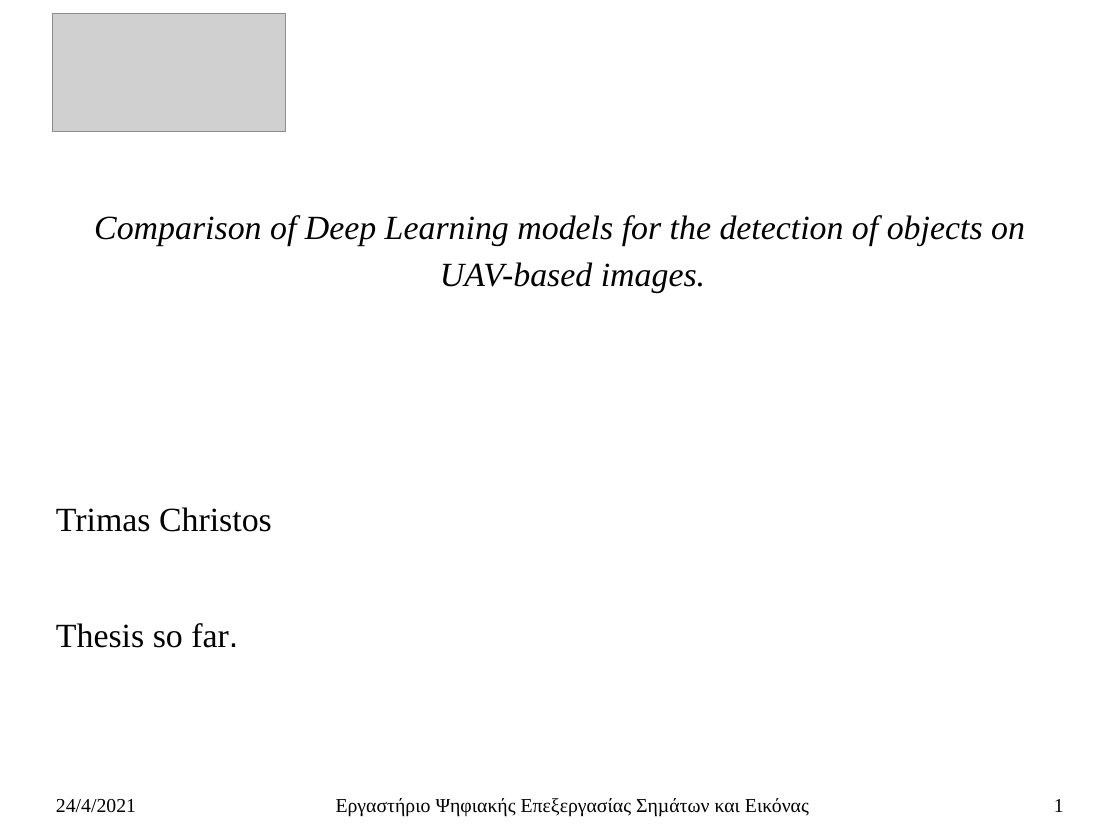
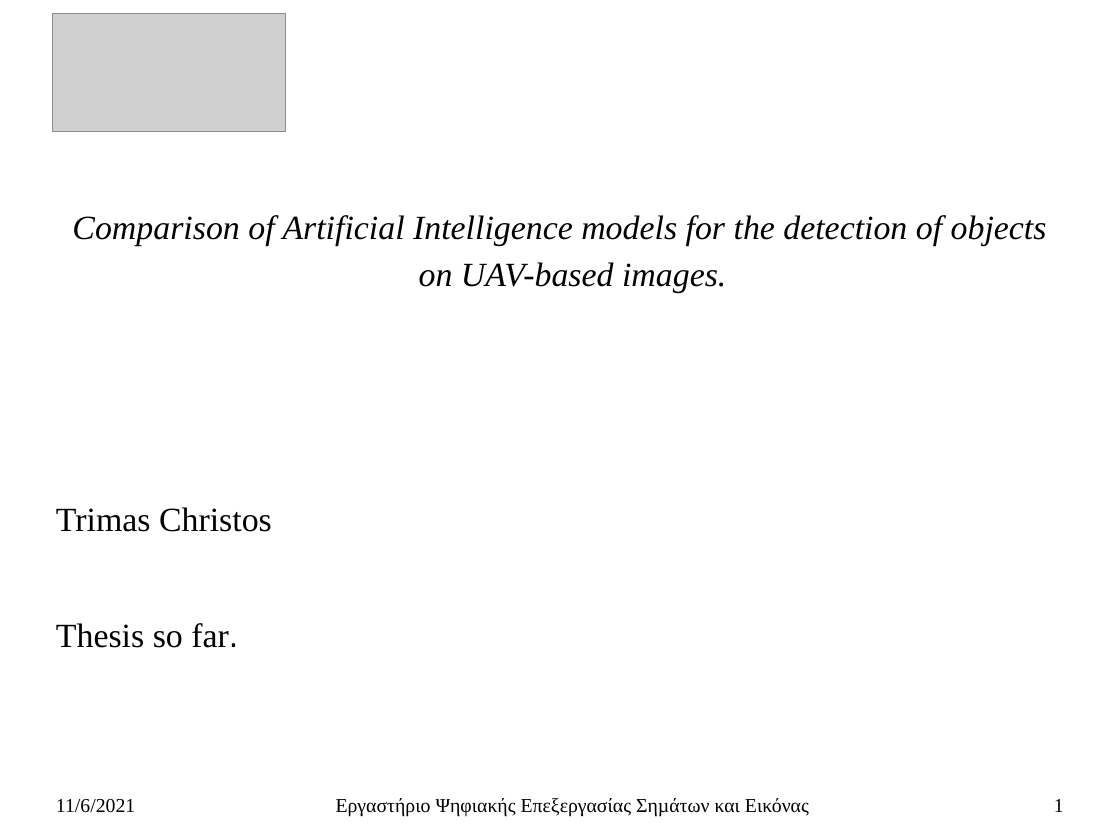
Before and after one commit to ChristosTrimas/ai-detection-systems, a slide deck: slide 1 of thesis/thesis_so_far_presentation_v_0_2.pptx. Drawn at 1120x840 pixels with LibreOffice and Linux fonts; fonts in the diff are those of the drawing; grey boxes stand for pictures. Boxes give left, top, right and bottom in pixels: in the first picture for what was removed or moved away, otherwise in the second. Text is boxed around its words. In the diff, an @@ line names an element or a change of style, - is before the commit and + after.

```diff
--- a/thesis/thesis_so_far_presentation_v_0_2.pptx
+++ b/thesis/thesis_so_far_presentation_v_0_2.pptx
@@ subtitle at bbox=[72, 215, 1047, 293]: text changed @@
-Comparison of Deep Learning models for the detection of objects on UAV-based images.
+Comparison of Artificial Intelligence models for the detection of objects on UAV-based images.
@@ text at bbox=[56, 799, 135, 813]: text changed @@
-24/4/2021
+11/6/2021
```
Also in this commit, not shown: 13 other slides changed, 14 slides added, 1 slide removed, 2 other files.
